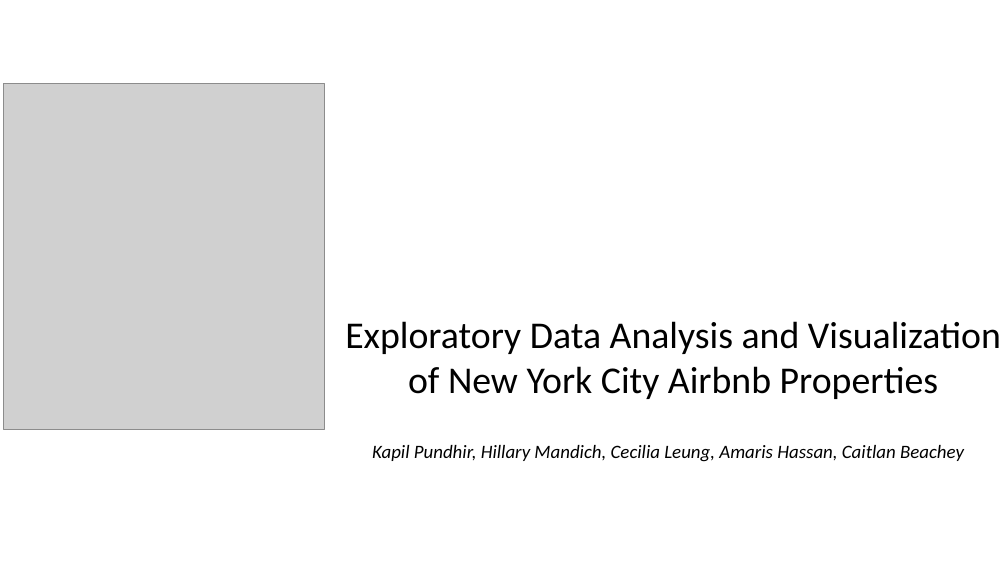
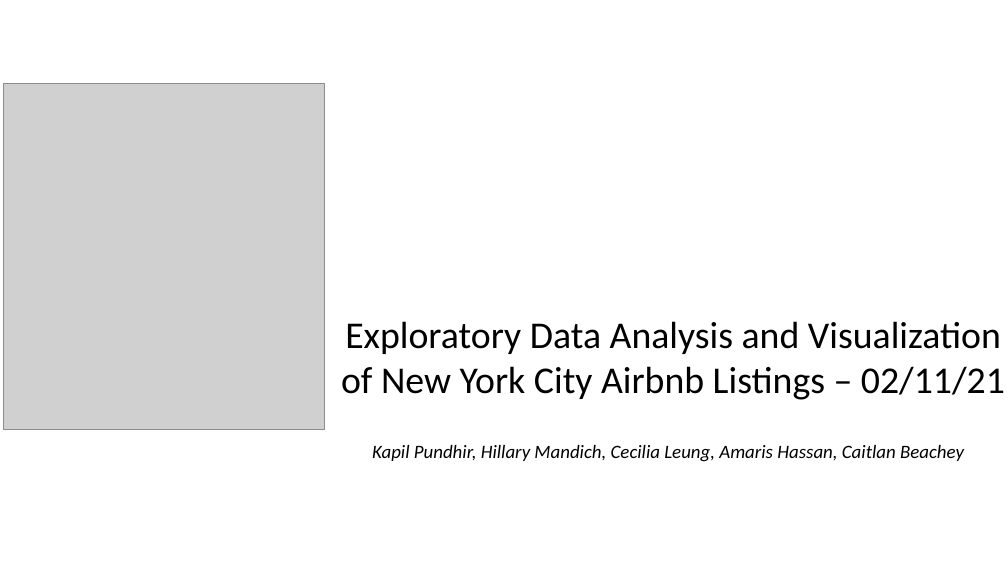
Before and after one commit to kman4/Airbnb_analysis_NYC, a slide deck: slide 1 of NYC Airbnb Analysis Presentation .pptx. Drawn at 1008x567 pixels with LibreOffice and Linux fonts; fonts in the diff are those of the drawing; grey boxes stand for pictures. Boxes give left, top, right and bottom in pixels: in the first picture for what was removed or moved away, otherwise in the second. Text is boxed around its words. In the diff, an @@ line names an element or a change of style, - is before the commit and + after.

```diff
--- a/NYC Airbnb Analysis Presentation .pptx
+++ b/NYC Airbnb Analysis Presentation .pptx
@@ text at box(341, 321, 1005, 400): text changed @@
-Exploratory Data Analysis and Visualization of New York City Airbnb Properties
+Exploratory Data Analysis and Visualization of New York City Airbnb Listings – 02/11/21
```
Also in this commit, not shown: 1 other slide changed.
